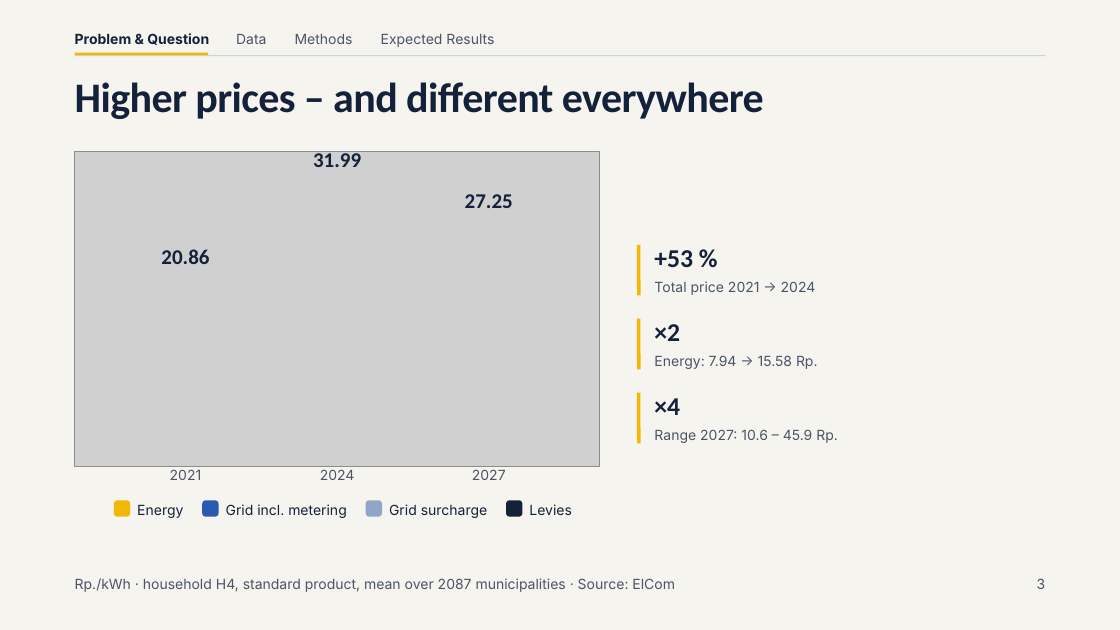
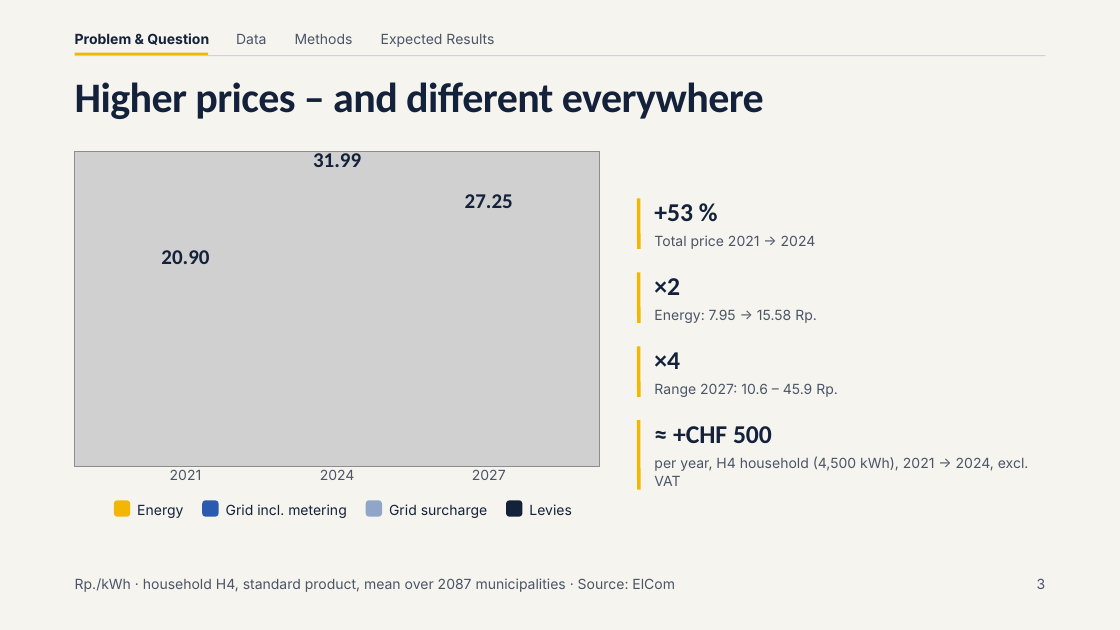
Before and after one commit to AltayMetehan/data-prices-electronic, a slide deck: slide 3 of präsentation_konzept/Electricity prices of Swiss municipalities.pptx. Drawn at 1120x630 pixels with LibreOffice and Linux fonts; fonts in the diff are those of the drawing; grey boxes stand for pictures. Boxes give left, top, right and bottom in pixels: in the first picture for what was removed or moved away, otherwise in the second. Text is boxed around its words. In the diff, an @@ line names an element or a change of style, - is before the commit and + after.

```diff
--- a/präsentation_konzept/Electricity prices of Swiss municipalities.pptx
+++ b/präsentation_konzept/Electricity prices of Swiss municipalities.pptx
@@ text at (x1=161, y1=250, x2=209, y2=264): text changed @@
-20.86
+20.90
@@ 5 texts, 3 lines moved together from (x1=639, y1=245, x2=838, y2=444) to (x1=639, y1=198, x2=838, y2=397) @@
@@ text at (x1=654, y1=309, x2=817, y2=323): text changed @@
-Energy: 7.94 → 15.58 Rp.
+Energy: 7.95 → 15.58 Rp.
@@ line added from (639, 420) to (639, 490), #F2B705 3 pt @@
@@ text added at (x1=673, y1=426, x2=772, y2=443), 22 pt, text #13213A, bold @@
+≈ +CHF 500
@@ text added at (x1=654, y1=456, x2=1029, y2=486), 12 pt, text #4A5568 @@
+per year, H4 household (4,500 kWh), 2021 → 2024, excl. VAT
```
Also in this commit, not shown: 11 other slides changed, 1 other file.
